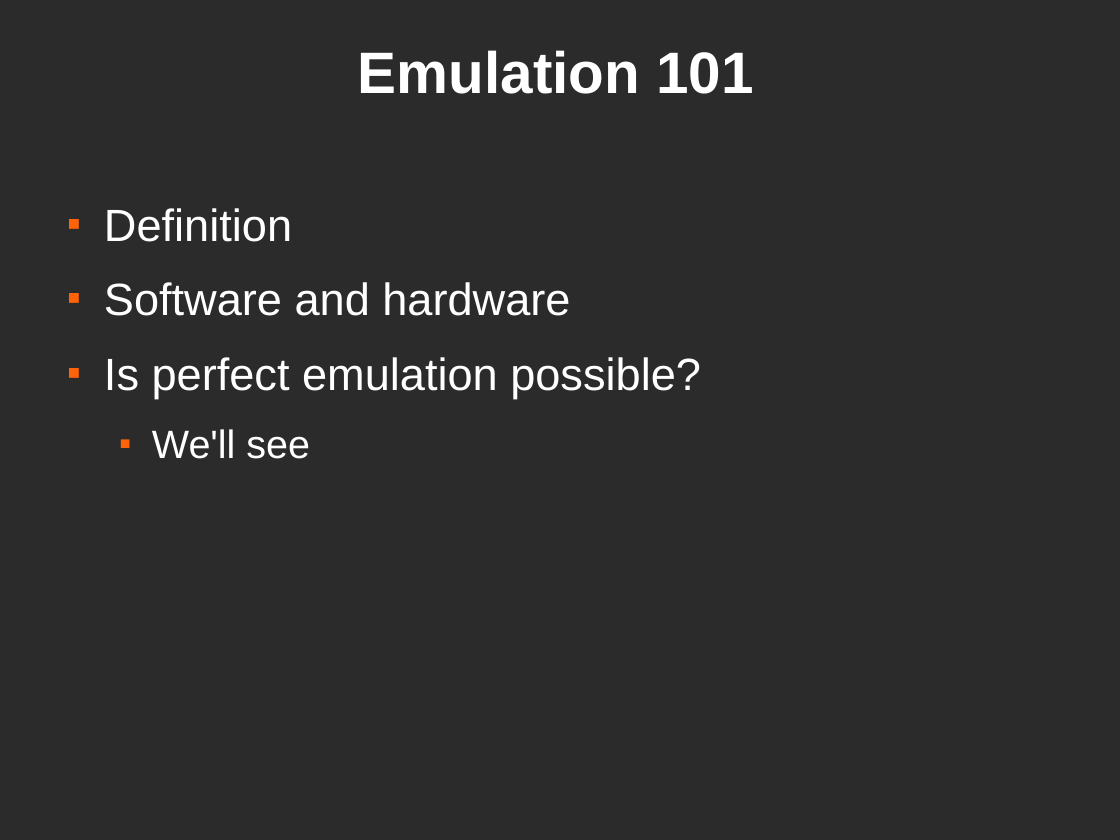
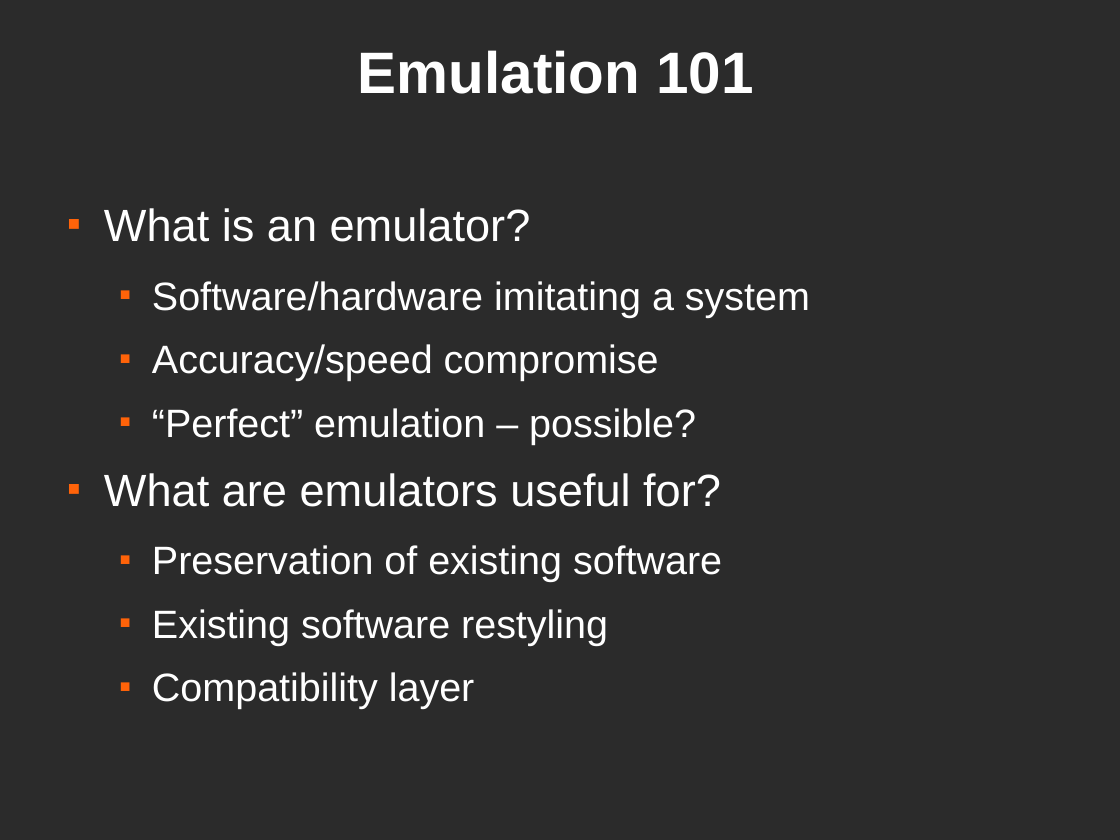
Before and after one commit to lmancini/py8, a slide deck: slide 3 of ep2011/emulatore.odp (slide 2 before the commit). Drawn at 1120x840 pixels with LibreOffice and Linux fonts; fonts in the diff are those of the drawing; background and template pictures are left out; a plain dark background stands for a picture behind light text. Boxes give left, top, right and bottom in pixels: in the first picture for what was removed or moved away, otherwise in the second. Text is boxed around its words. In the diff, an @@ line names an element or a change of style, - is before the commit and + after.

Commit message:
More slides

```diff
--- a/ep2011/emulatore.odp
+++ b/ep2011/emulatore.odp
@@ text at box(104, 208, 810, 709): text changed; size 32 to 28 pt @@
-■ Definition
-■ Software and hardware
-■ Is perfect emulation possible?
-  ■ We'll see
+■ What is an emulator?
+  ■ Software/hardware imitating a system
+  ■ Accuracy/speed compromise
+  ■ “Perfect” emulation – possible?
+■ What are emulators useful for?
+  ■ Preservation of existing software
+  ■ Existing software restyling
+  ■ Compatibility layer
```
Also in this commit, not shown: 1 other slide changed, 12 slides added, 1 slide removed.
